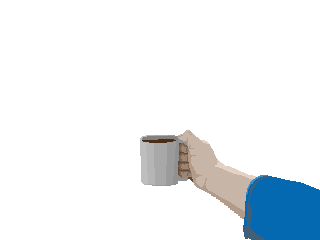
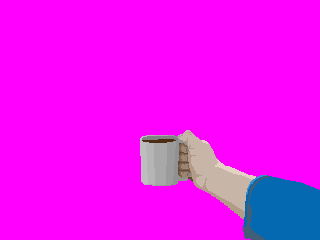
The second (320, 240) image is a revision of the first. Changes to its layers:
painted on "Layer" over [0, 0, 320, 240]
